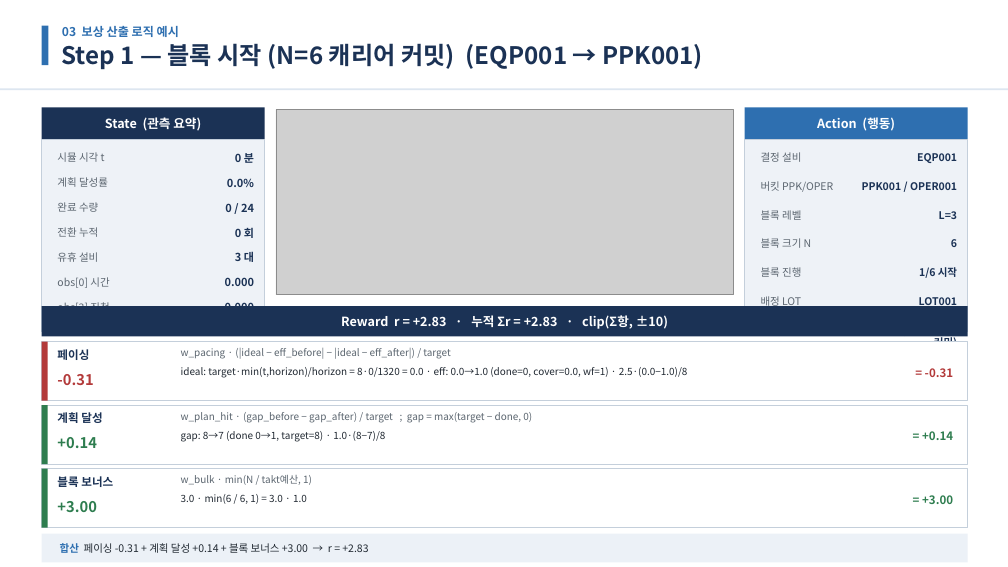
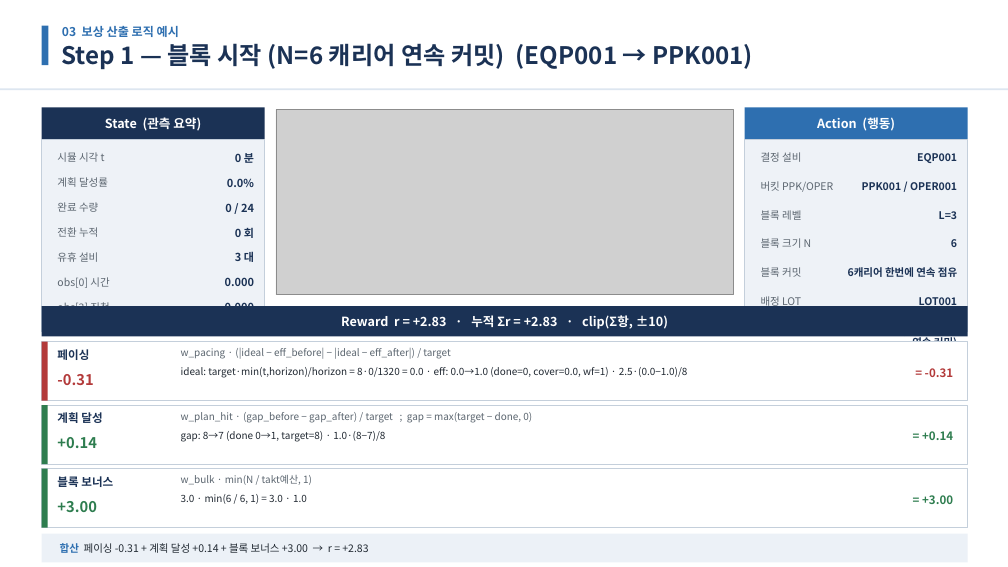
Before and after one commit to relighting123/pjt_scheduling, a slide deck: slide 12 of docs/BulkFill_스케줄링_발표자료.pptx. Drawn at 1008x567 pixels with LibreOffice and Linux fonts; fonts in the diff are those of the drawing; grey boxes stand for pictures. Boxes give left, top, right and bottom in pixels: in the first picture for what was removed or moved away, otherwise in the second. Text is boxed around its words. In the diff, an @@ line names an element or a change of style, - is before the commit and + after.

```diff
--- a/docs/BulkFill_스케줄링_발표자료.pptx
+++ b/docs/BulkFill_스케줄링_발표자료.pptx
@@ text at (x1=61, y1=43, x2=753, y2=70): text changed @@
-Step 1 — 블록 시작 (N=6 캐리어 커밋) (EQP001 → PPK001)
+Step 1 — 블록 시작 (N=6 캐리어 연속 커밋) (EQP001 → PPK001)
@@ text at (x1=761, y1=267, x2=801, y2=277): text changed @@
-블록 진행
+블록 커밋
@@ text at (x1=848, y1=267, x2=957, y2=277): text changed @@
-1/6 시작
+6캐리어 한번에 연속 점유
@@ text at (x1=859, y1=335, x2=957, y2=342): text changed @@
-블록 시작 (N=6 캐리어 커밋)
+블록 시작 (N=6 캐리어 연속 커밋)
```
Also in this commit, not shown: 5 other slides changed, 8 other files.
